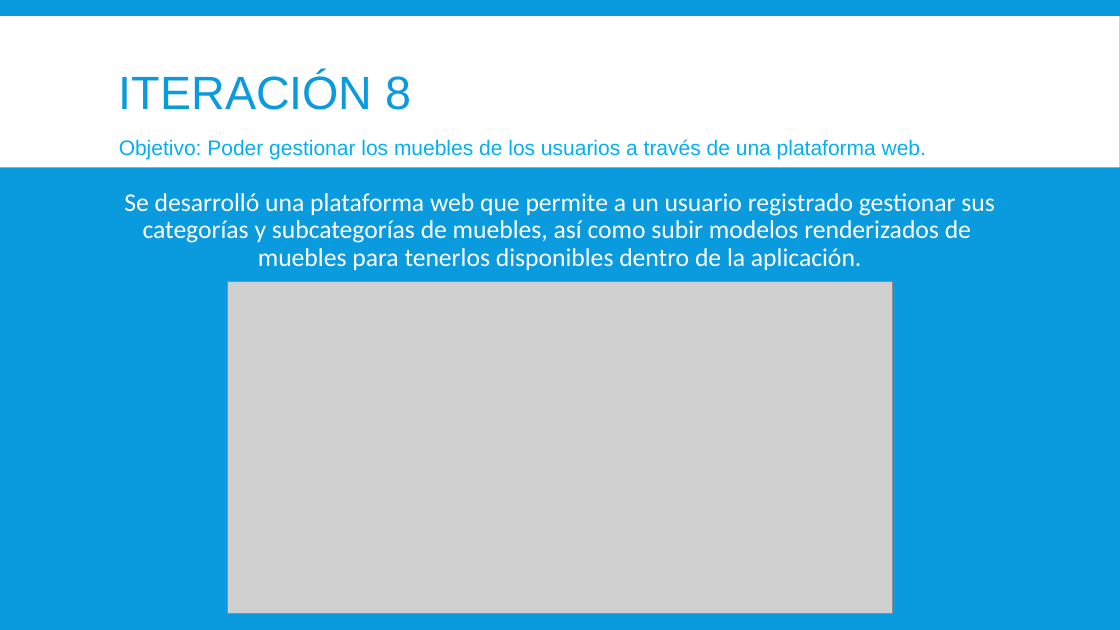
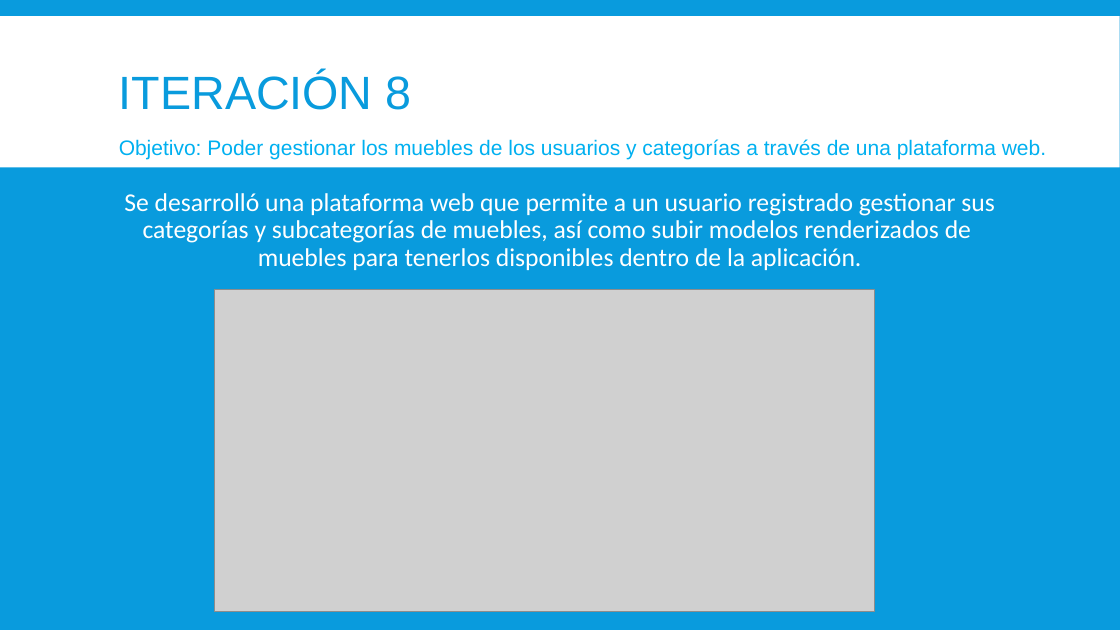
Before and after one commit to Steven0110/TT2018-A002, a slide deck: slide 15 of PRESENTACIONTTII.pptx. Drawn at 1120x630 pixels with LibreOffice and Linux fonts; fonts in the diff are those of the drawing; grey boxes stand for pictures. Boxes give left, top, right and bottom in pixels: in the first picture for what was removed or moved away, otherwise in the second. Text is boxed around its words. In the diff, an @@ line names an element or a change of style, - is before the commit and + after.

```diff
--- a/PRESENTACIONTTII.pptx
+++ b/PRESENTACIONTTII.pptx
@@ text at (x1=119, y1=139, x2=1046, y2=160): text changed @@
-Objetivo: Poder gestionar los muebles de los usuarios a través de una plataforma web.
+Objetivo: Poder gestionar los muebles de los usuarios y categorías a través de una plataforma web.
@@ picture at (x1=215, y1=290, x2=875, y2=613): rotation 270 to 0 degrees @@
```
Also in this commit, not shown: 7 other slides changed, 1 slide added, 4 other files.
